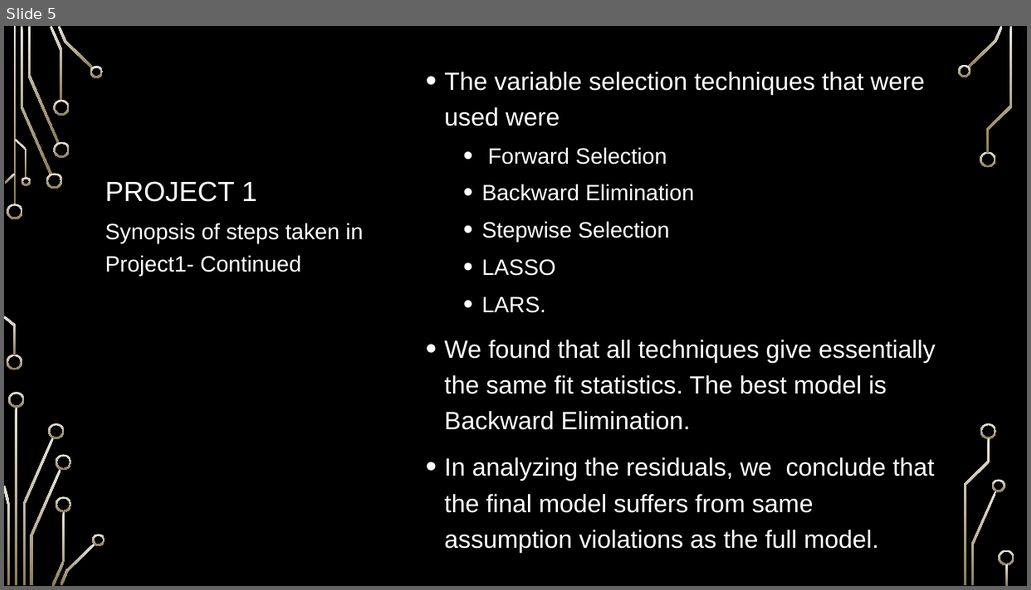
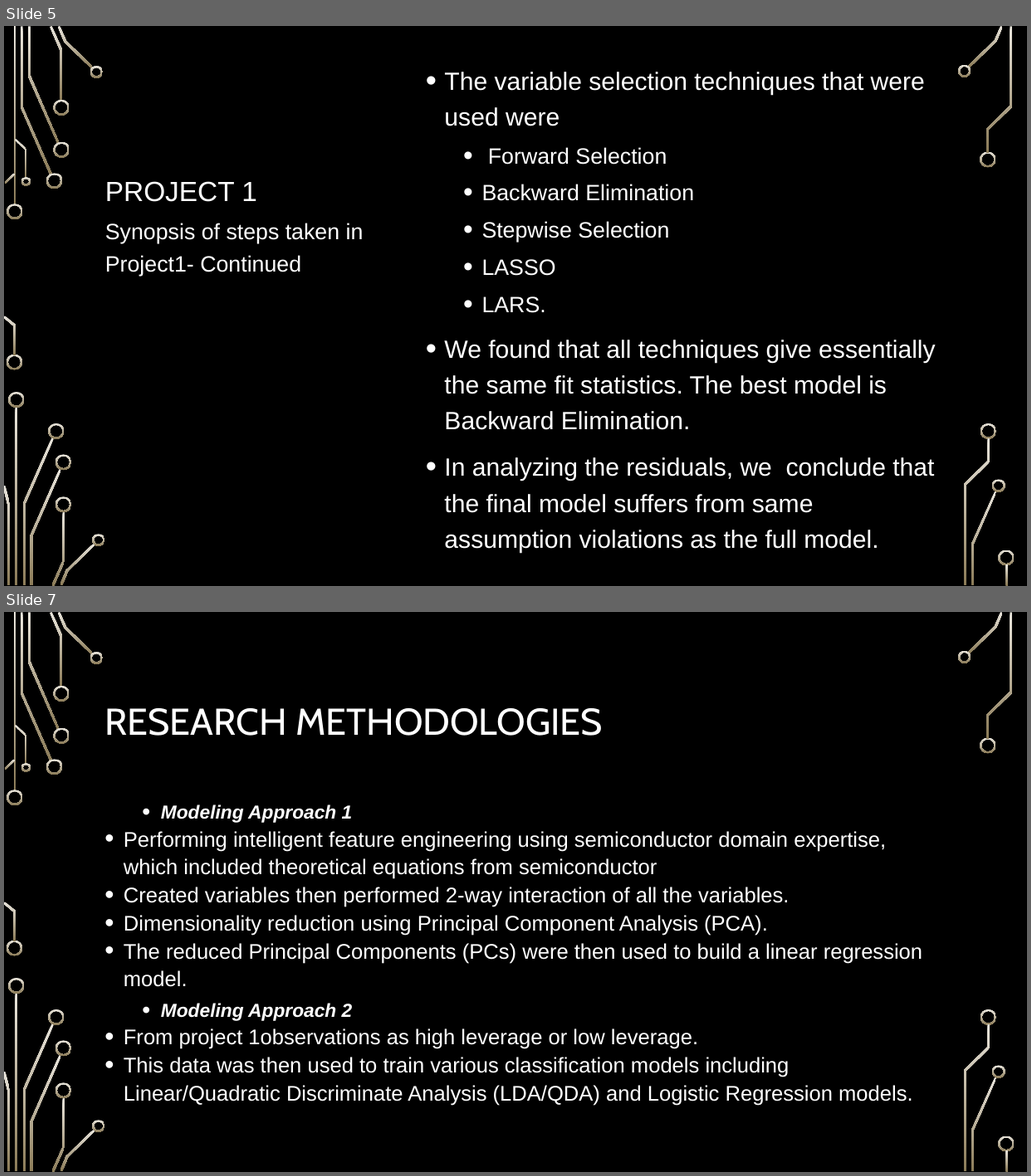
Before and after one commit to ngupta23/PredictingPerformanceIntegratedCircuits, a slide deck: Presentation/MSDS6372_Project2_Presentation.pptx. Shown one above the other, each under a label of ours: slide 5 before the commit, slides 5 and 7 after it; the slides between them are not shown. The pictures are 1031x590 and 1031x1176 pixels, drawn with LibreOffice and Linux fonts; fonts in the diff are those of the drawing; background and template pictures are left out. Boxes give left, top, right and bottom in pixels: in the first picture for what was removed or moved away, otherwise in the second. Text is boxed around its words. In the diff, an @@ line names an element or a change of style, - is before the commit and + after.

Commit message:
Update MSDS6372_Project2_Presentation.pptx
presntation update

```diff
--- a/Presentation/MSDS6372_Project2_Presentation.pptx
+++ b/Presentation/MSDS6372_Project2_Presentation.pptx
@@ slide 7 added at (4, 612, 1027, 1172), background picture (left out); not listed: 36 template elements that a slide beside it also shows @@
@@ title added at (104, 708, 602, 736), 53.9 pt, text #FFFFFF @@
+RESEARCH METHODOLOGIES
@@ text added at (124, 805, 922, 1106), 30.6 pt, text #FFFFFF @@
+  • Modeling Approach 1
+• Performing intelligent feature engineering using semiconductor domain expertise, which included theoretical equations from semiconductor
+• Created variables then performed 2-way interaction of all the variables.
+• Dimensionality reduction using Principal Component Analysis (PCA).
+• The reduced Principal Components (PCs) were then used to build a linear regression model.
+  • Modeling Approach 2
+• From project 1observations as high leverage or low leverage.
+• This data was then used to train various classification models including Linear/Quadratic Discriminate Analysis (LDA/QDA) and Logistic Regression models.
```
Also in this commit, not shown: 2 slides changed, 9 other slides added, 1 slide removed.
